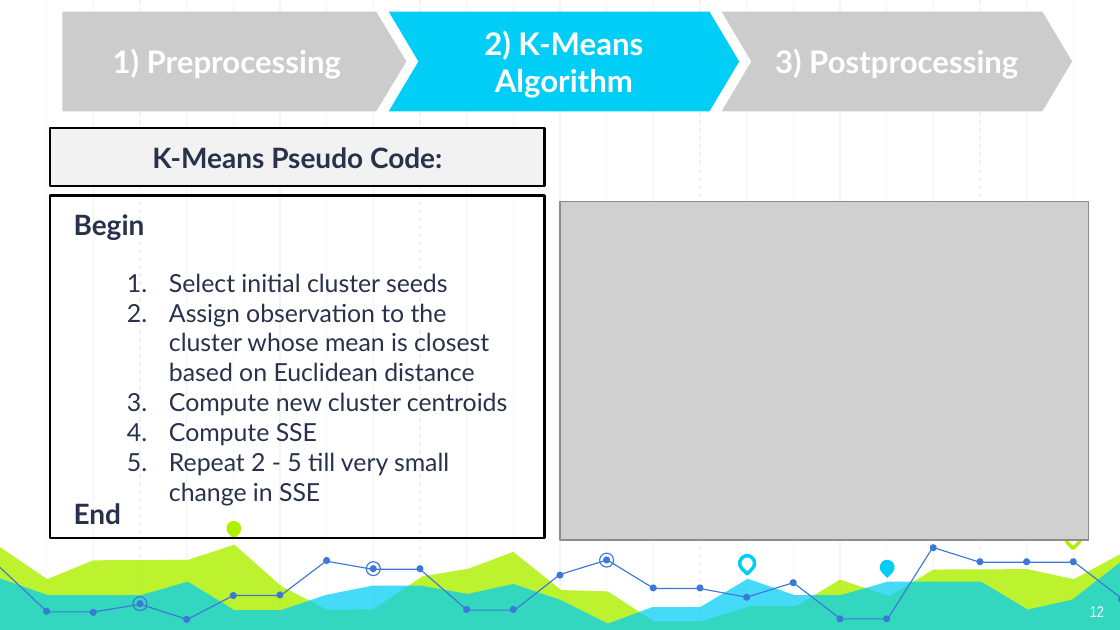
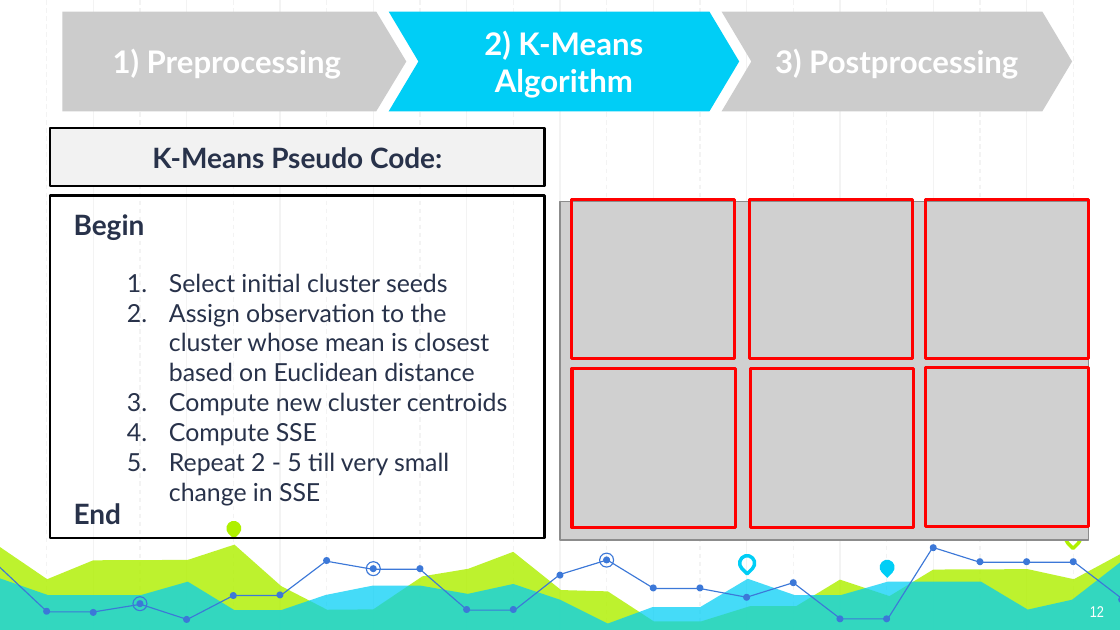
Before and after one commit to Andyayk/app, a slide deck: slide 12 of Graph Based Search Version 2.pptx. Drawn at 1120x630 pixels with LibreOffice and Linux fonts; fonts in the diff are those of the drawing; grey boxes stand for pictures. Boxes give left, top, right and bottom in pixels: in the first picture for what was removed or moved away, otherwise in the second. Text is boxed around its words. In the diff, an @@ line names an element or a change of style, - is before the commit and + after.

Commit message:
- update presentation

```diff
--- a/Graph Based Search Version 2.pptx
+++ b/Graph Based Search Version 2.pptx
@@ rectangle added at bbox=[571, 199, 735, 358], outline #FF0000 2 pt @@
@@ rectangle added at bbox=[749, 199, 913, 358], outline #FF0000 2 pt @@
@@ rectangle added at bbox=[926, 199, 1090, 358], outline #FF0000 2 pt @@
@@ rectangle added at bbox=[572, 368, 736, 528], outline #FF0000 2 pt @@
@@ rectangle added at bbox=[750, 368, 914, 528], outline #FF0000 2 pt @@
@@ rectangle added at bbox=[926, 367, 1090, 526], outline #FF0000 2 pt @@
```
